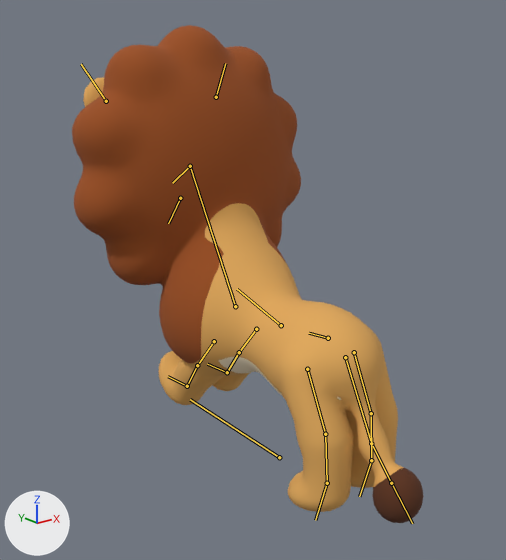
The glTF model art_sources/own/lion_LOD0.glb, before and after one commit.
Both versions are drawn from a camera (50 mm lens) standing at (-2.08, -2.08, 2.0) and looking at (-0.12, 0.36, 1.03). The lights are fixed; the arrows at lower left show +X, +Y and +Z. The first picture is the older version. Both versions are drawn at frame 8 of the action 'attack'; the numbers are the values there. The bones that bend it are drawn over the model as lines.

In view in the first picture: 'lion'.
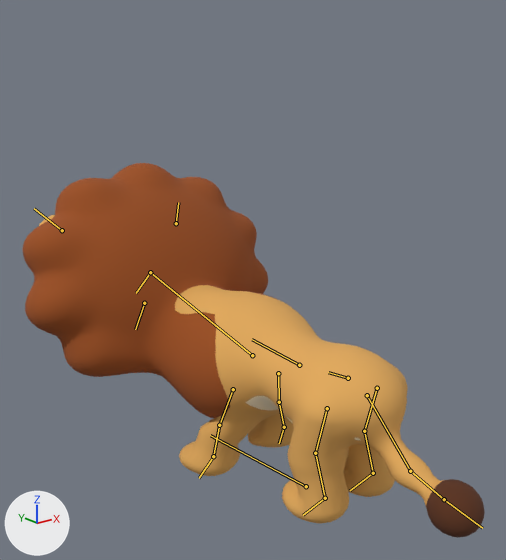
Changed parts and their boxes (x1, y1, x2, y2) in the pictures (506 x 560 px):
'lion', posed (31% wider, 25% shorter)
    before: (72, 25, 424, 523)
    after: (22, 163, 485, 538)
bone 'root', root to tip
    before: (279, 457) to (190, 399)
    after: (306, 486) to (210, 435)
bone 'hips', root to tip
    before: (328, 338) to (309, 333)
    after: (348, 378) to (328, 372)
bone 'chest', root to tip
    before: (281, 325) to (237, 289)
    after: (299, 365) to (252, 339)
bone 'neck', root to tip
    before: (235, 306) to (190, 166)
    after: (252, 355) to (150, 272)
bone 'head', root to tip
    before: (190, 166) to (172, 183)
    after: (150, 272) to (136, 293)
bone 'ear.L', root to tip
    before: (106, 101) to (81, 64)
    after: (62, 230) to (34, 208)
bone 'ear.R', root to tip
    before: (216, 97) to (225, 63)
    after: (176, 223) to (178, 202)
bone 'fl_upper.L', root to tip
    before: (214, 341) to (197, 365)
    after: (233, 389) to (219, 425)
bone 'fl_lower.L', root to tip
    before: (197, 365) to (187, 386)
    after: (219, 425) to (213, 456)
bone 'fl_foot.L', root to tip
    before: (187, 386) to (168, 376)
    after: (213, 456) to (199, 478)
bone 'fl_upper.R', root to tip
    before: (256, 329) to (239, 352)
    after: (278, 373) to (279, 402)
bone 'fl_lower.R', root to tip
    before: (239, 352) to (227, 372)
    after: (279, 402) to (284, 427)
bone 'fl_foot.R', root to tip
    before: (227, 372) to (207, 364)
    after: (284, 427) to (279, 443)
bone 'tail1', root to tip
    before: (345, 357) to (371, 443)
    after: (367, 395) to (410, 471)
bone 'tail2', root to tip
    before: (371, 443) to (391, 483)
    after: (410, 471) to (444, 499)
bone 'tail3', root to tip
    before: (391, 483) to (412, 523)
    after: (444, 499) to (482, 528)
bone 'hl_upper.L', root to tip
    before: (307, 369) to (325, 434)
    after: (327, 408) to (315, 453)
bone 'hl_lower.L', root to tip
    before: (325, 434) to (327, 483)
    after: (315, 453) to (325, 498)
bone 'hl_foot.L', root to tip
    before: (327, 483) to (315, 520)
    after: (325, 498) to (303, 515)
bone 'hl_upper.R', root to tip
    before: (354, 352) to (371, 413)
    after: (377, 388) to (364, 431)
bone 'hl_lower.R', root to tip
    before: (371, 413) to (371, 460)
    after: (364, 431) to (373, 473)
bone 'hl_foot.R', root to tip
    before: (371, 460) to (359, 496)
    after: (373, 473) to (350, 490)

The edits, one by one:
Bone 'root' (bone_root) moves from (0.0, 0.292, 0.069) to (0.0, 0.092, 0.002).
Bone 'root' (bone_root) turns from (0, 0, 0) to (-6, 0, 0) degrees about its own x, y and z.
Bone 'root' (bone_root) is rescaled from (1.0, 1.0, 1.0) to (1.08, 1.0, 0.86).
Bone 'hips' (bone_hips) turns from (-2, 0, 0) to (0, 0, 0) degrees about its own x, y and z.
Bone 'chest' (bone_chest) turns from (5, 0, 0) to (-3, 0, 0) degrees about its own x, y and z.
Bone 'neck' (bone_neck) turns from (2, 0, 0) to (-15, 0, 14) degrees about its own x, y and z.
Bone 'head' (bone_head) turns from (-7, 0, 0) to (3, 17, 9) degrees about its own x, y and z.
Bone 'ear.L' (bone_ear_l) turns from (-10, 0, 0) to (-24, 0, 0) degrees about its own x, y and z.
Bone 'ear.R' (bone_ear_r) turns from (-10, 0, 0) to (-24, 0, 0) degrees about its own x, y and z.
Bone 'fl_upper.L' (bone_fl_upper_l) turns from (37, 0, 0) to (20, 0, 11) degrees about its own x, y and z.
Bone 'fl_lower.L' (bone_fl_lower_l) turns from (-5, 0, 0) to (-11, 0, 0) degrees about its own x, y and z.
Bone 'fl_foot.L' (bone_fl_foot_l) turns from (15, 0, 0) to (-11, 0, 0) degrees about its own x, y and z.
Bone 'fl_upper.R' (bone_fl_upper_r) turns from (37, 0, 0) to (20, 0, -11) degrees about its own x, y and z.
Bone 'fl_lower.R' (bone_fl_lower_r) turns from (-5, 0, 0) to (-11, 0, 0) degrees about its own x, y and z.
Bone 'fl_foot.R' (bone_fl_foot_r) turns from (15, 0, 0) to (-11, 0, 0) degrees about its own x, y and z.
Bone 'tail1' (bone_tail1) turns from (3, 0, 0) to (-9, 0, 0) degrees about its own x, y and z.
Bone 'tail2' (bone_tail2) turns from (3, 0, 0) to (-11, 0, 0) degrees about its own x, y and z.
Bone 'tail3' (bone_tail3) turns from (3, 0, 0) to (-3, 0, 0) degrees about its own x, y and z.
Bone 'hl_upper.L' (bone_hl_upper_l) turns from (-22, 0, 0) to (17, 0, 0) degrees about its own x, y and z.
Bone 'hl_lower.L' (bone_hl_lower_l) turns from (20, 0, 0) to (-29, 0, 0) degrees about its own x, y and z.
Bone 'hl_foot.L' (bone_hl_foot_l) turns from (-15, 0, 0) to (17, 0, 0) degrees about its own x, y and z.
Bone 'hl_upper.R' (bone_hl_upper_r) turns from (-22, 0, 0) to (17, 0, 0) degrees about its own x, y and z.
Bone 'hl_lower.R' (bone_hl_lower_r) turns from (20, 0, 0) to (-29, 0, 0) degrees about its own x, y and z.
Bone 'hl_foot.R' (bone_hl_foot_r) turns from (-15, 0, 0) to (17, 0, 0) degrees about its own x, y and z.
